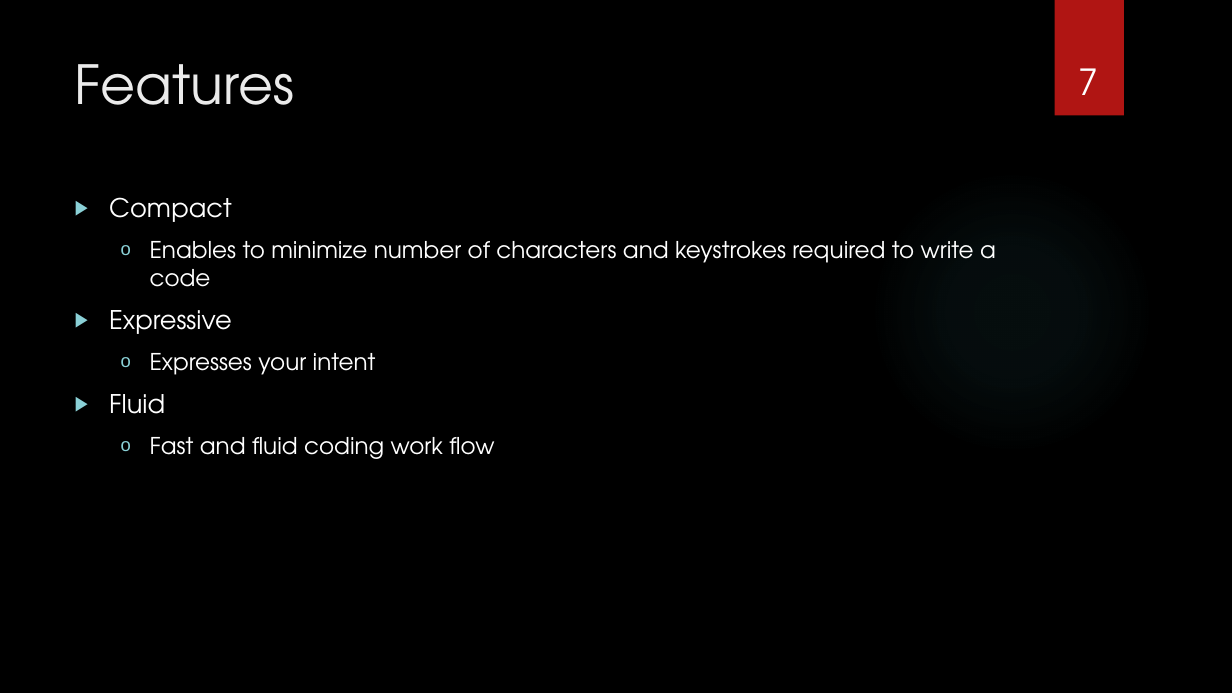
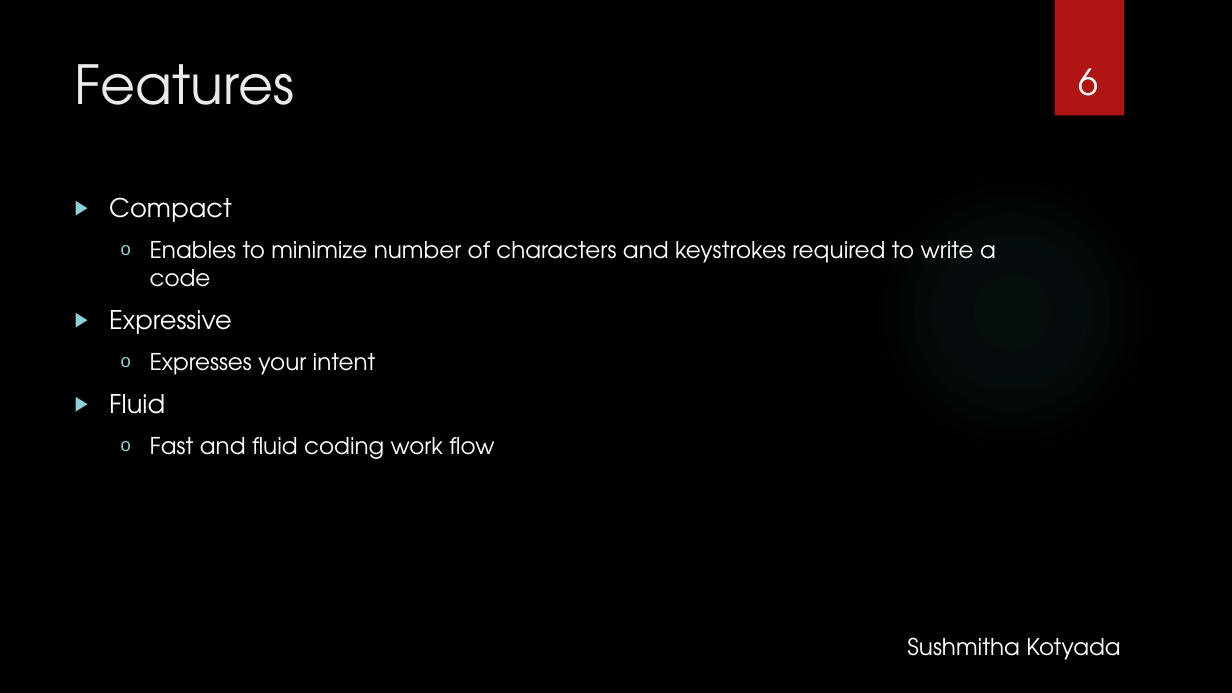
Before and after one commit to bharadwaj0211/RazorDemo, a slide deck: slide 6 of Razor_UX.pptx (slide 7 before the commit). Drawn at 1232x693 pixels with LibreOffice and Linux fonts; fonts in the diff are those of the drawing; background and template pictures are left out. Boxes give left, top, right and bottom in pixels: in the first picture for what was removed or moved away, otherwise in the second. Text is boxed around its words. In the diff, an @@ line names an element or a change of style, - is before the commit and + after.

```diff
--- a/Razor_UX.pptx
+++ b/Razor_UX.pptx
@@ page number at (1078, 68, 1098, 96): text changed @@
-7
+6
@@ text added at (907, 637, 1120, 660), 18 pt, text #FFFFFF @@
+Sushmitha Kotyada
```
Also in this commit, not shown: 13 other slides changed, 1 slide added, 1 slide removed.
